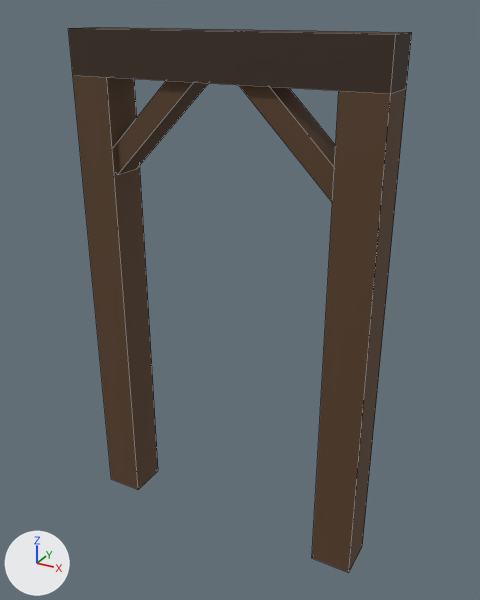
A saved change to the Blender file blender/pit_prop.blend.
Rendered twice from a 50 mm camera at (1.18, -2.04, 2.07) aimed at (0.04, 0.04, 1.03). The lights are fixed; the arrows at lower left show +X, +Y and +Z. The older version comes first. Mesh edges are drawn as thin lines.

The first picture shows 'pit_prop'.
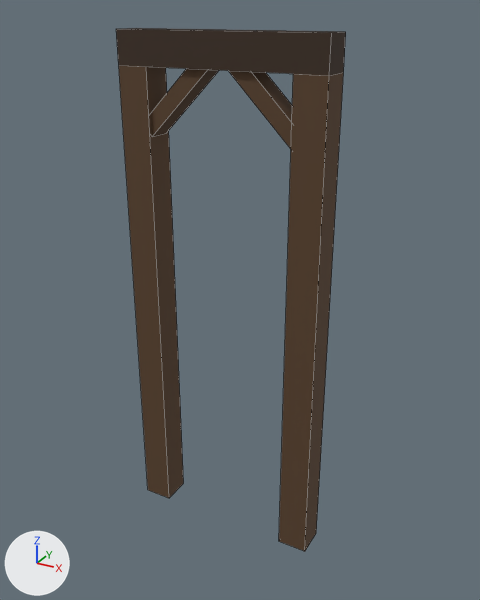
Changed parts and their boxes [x1, y1, x2, y2] in the pictures (480 x 600 px; the box of a moved part takes in the faces that stretch with it):
'pit_prop', reshaped (33% narrower)
    before: [68, 27, 412, 573]
    after: [116, 28, 346, 551]
part 1 of me_pit_prop, moved or reshaped
    before: [73, 75, 158, 490]
    after: [119, 65, 183, 498]
part 2 of me_pit_prop, moved or reshaped
    before: [312, 89, 406, 573]
    after: [279, 72, 344, 551]
part 3 of me_pit_prop, moved or reshaped
    before: [68, 27, 412, 94]
    after: [116, 28, 346, 75]
part 4 of me_pit_prop, moved or reshaped
    before: [116, 81, 209, 175]
    after: [151, 69, 219, 137]
part 5 of me_pit_prop, moved or reshaped
    before: [239, 85, 335, 201]
    after: [229, 71, 292, 149]

The edits, one by one:
me_pit_prop is used by ob_pit_prop; location (0.0, 0.0, 0.0).
me_pit_prop had 40 vertices, 30 faces and spanned x -0.6..0.6, y -0.08..0.08, z 0.0..2.0.
me_pit_prop now has 40 vertices, 30 faces and spans x -0.4..0.4, y -0.06..0.06, z 0.0..2.0.
me_pit_prop part 1: the loose piece of 8 vertices spanning x -0.6..-0.44, y -0.08..0.08, z 0.0..1.84 is scaled about its middle by (0.75, 0.75, 1.02), then moved by (0.18, 0.0, 0.02).
me_pit_prop part 2: the loose piece of 8 vertices spanning x 0.44..0.6, y -0.08..0.08, z 0.0..1.84 is scaled about its middle by (0.75, 0.75, 1.02), then moved by (-0.18, 0.0, 0.02).
me_pit_prop part 3: the loose piece of 8 vertices spanning x -0.6..0.6, y -0.08..0.08, z 1.84..2.0 is scaled about its middle by (0.667, 0.75, 0.75), then moved by (0.0, 0.0, 0.02).
me_pit_prop part 4: the loose piece of 8 vertices spanning x -0.5..-0.08, y -0.06..0.06, z 1.48..1.9 is scaled about its middle by (0.682, 0.75, 0.682), then moved by (0.11, 0.0, 0.09).
me_pit_prop part 5: the loose piece of 8 vertices spanning x 0.08..0.5, y -0.06..0.06, z 1.48..1.9 is scaled about its middle by (0.682, 0.75, 0.682), then moved by (-0.11, 0.0, 0.09).
